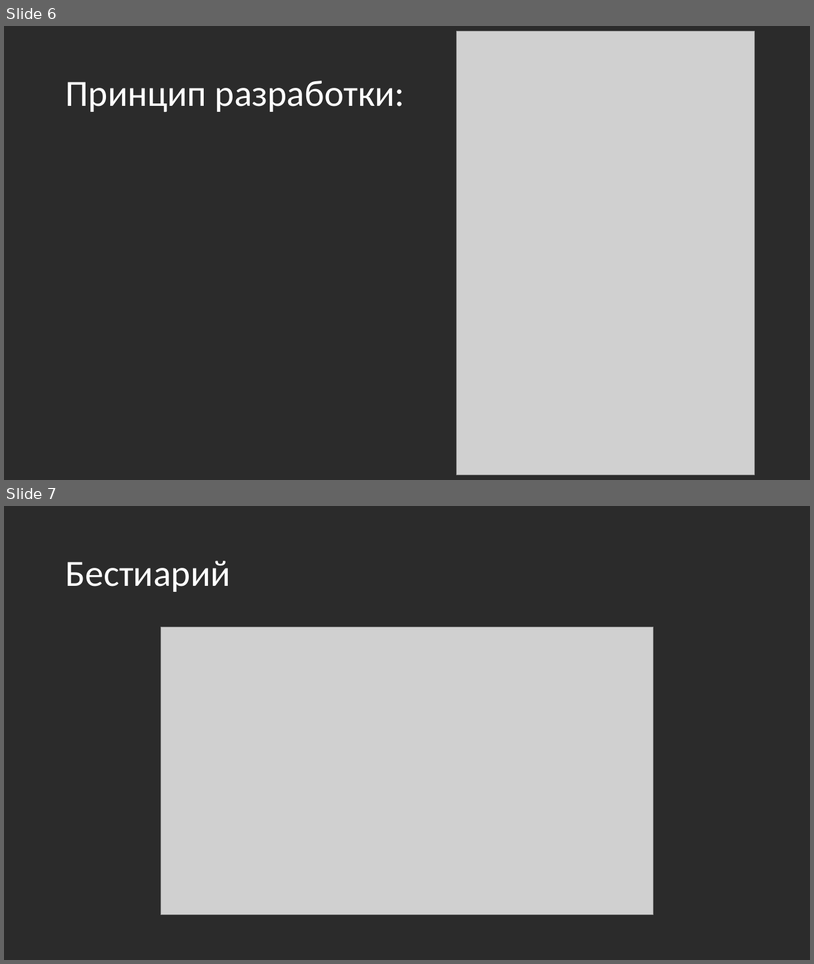
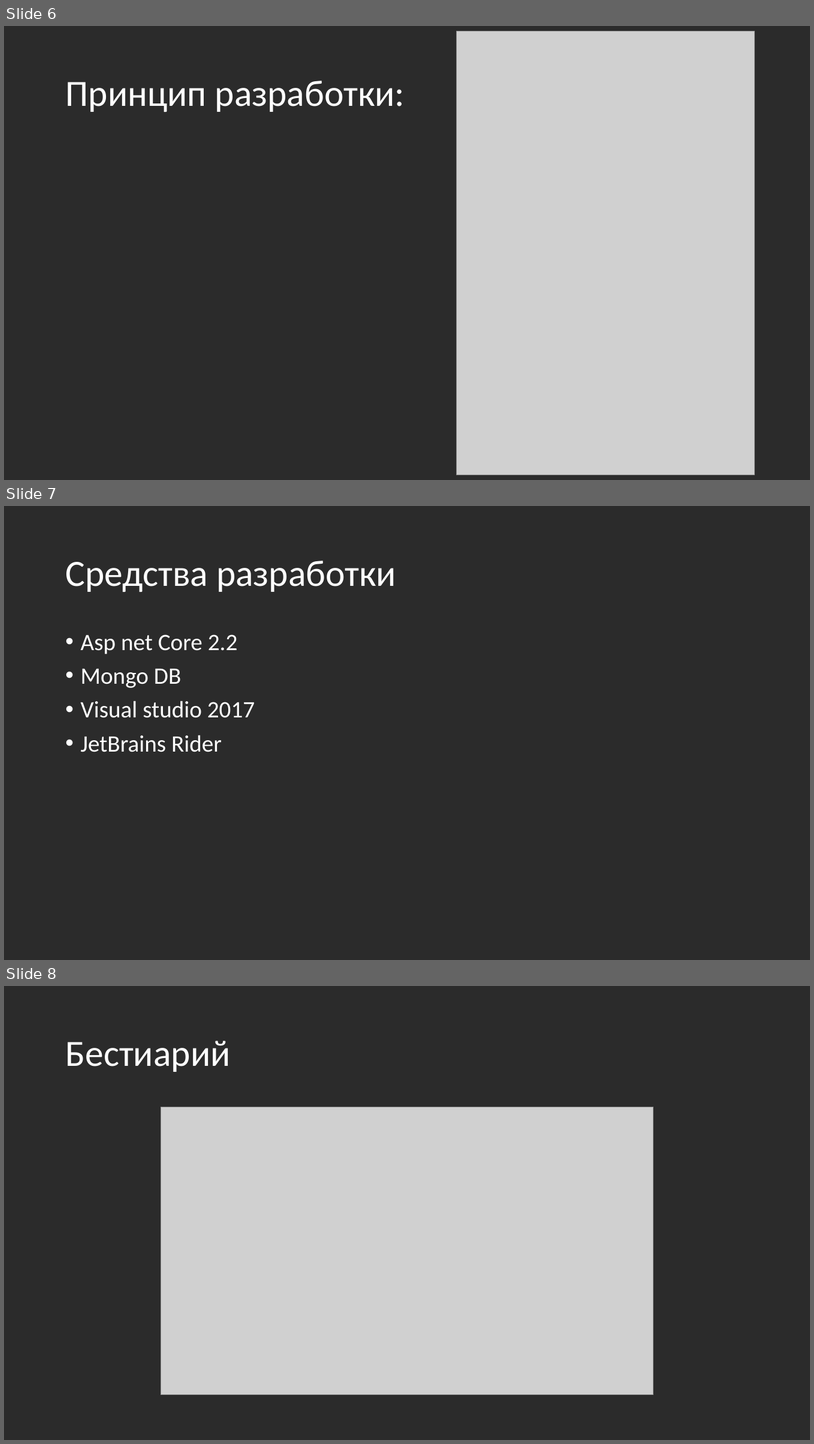
Before and after one commit to DwarfMason/Online_games, a slide deck: Guild Master(promo).pptx. Shown one above the other, each under a label of ours: slides 6 and 7 before the commit, slides 6, 7 and 8 after it. The pictures are 814x964 and 814x1444 pixels, drawn with LibreOffice and Linux fonts; fonts in the diff are those of the drawing; grey boxes stand for pictures; background and template pictures are left out; a plain dark background stands for a picture behind light text. Boxes give left, top, right and bottom in pixels: in the first picture for what was removed or moved away, otherwise in the second. Text is boxed around its words. In the diff, an @@ line names an element or a change of style, - is before the commit and + after.

```diff
--- a/Guild Master(promo).pptx
+++ b/Guild Master(promo).pptx
@@ slide 7 added at (4, 506, 810, 960), background picture (left out) @@
@@ title added at (65, 561, 396, 592), 44 pt, text #FFFFFF @@
+Средства разработки
@@ text added at (81, 634, 255, 752), 28 pt, text #FFFFFF @@
+• Asp net Core 2.2
+• Mongo DB
+• Visual studio 2017
+• JetBrains Rider
@@ what was slide 7 is now slide 8 @@
```
Also in this commit, not shown: 1 other file.
